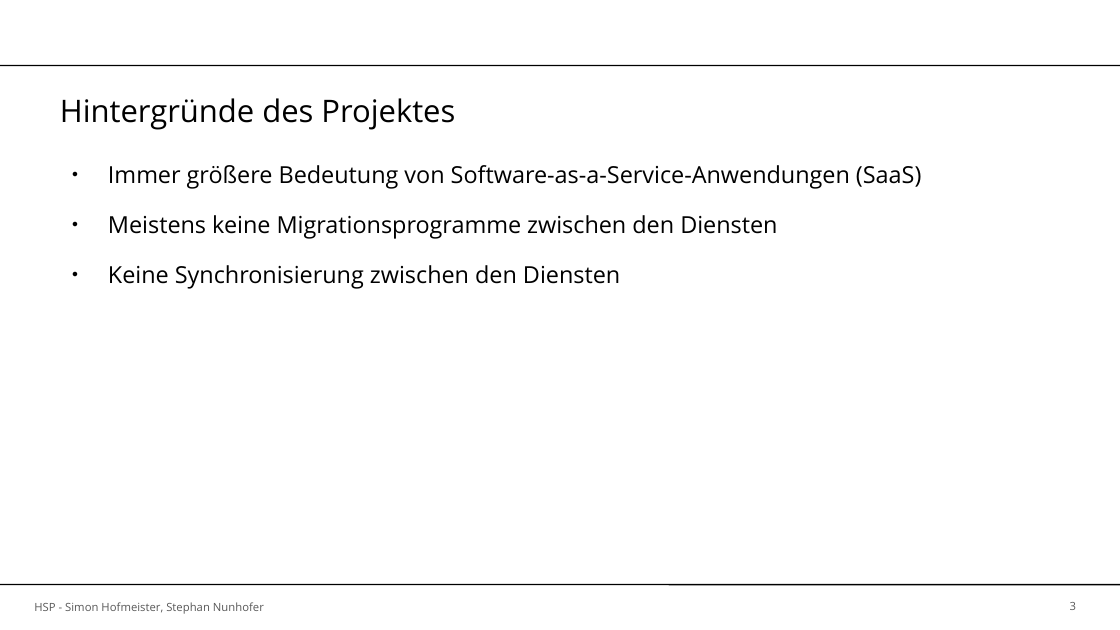
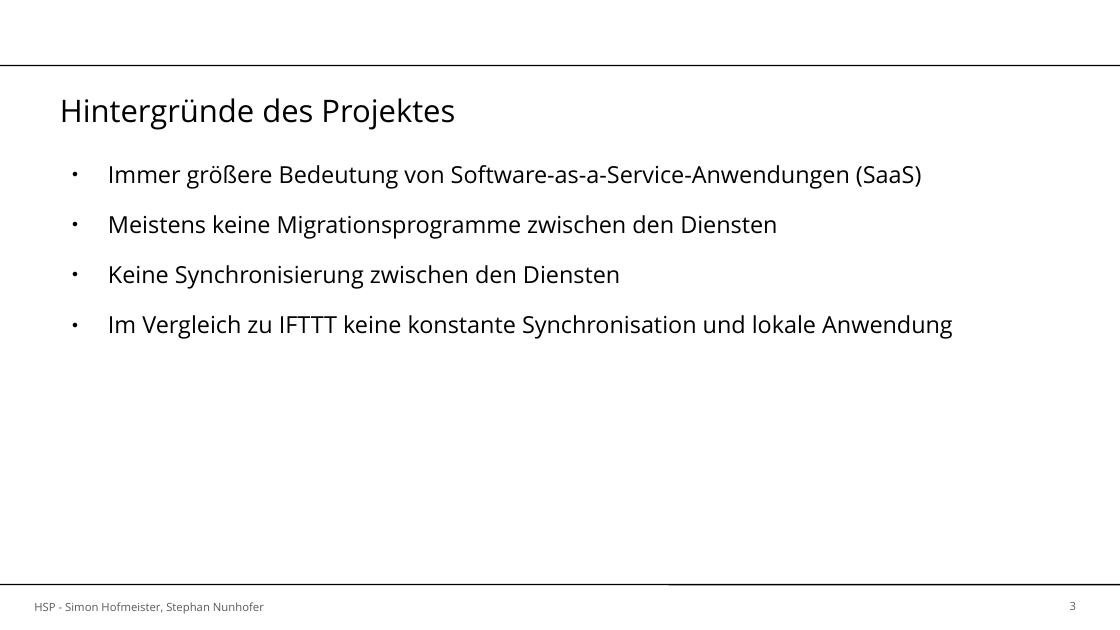
Before and after one commit to SimonHofmeister1992/HSP-Project-SaaS_Data_Conversion_Tool, a slide deck: slide 3 of docs/presentation/Abschlusspraestenation.odp. Drawn at 1120x630 pixels with LibreOffice and Linux fonts; fonts in the diff are those of the drawing; background and template pictures are left out. Boxes give left, top, right and bottom in pixels: in the first picture for what was removed or moved away, otherwise in the second. Text is boxed around its words. In the diff, an @@ line names an element or a change of style, - is before the commit and + after.

```diff
--- a/docs/presentation/Abschlusspraestenation.odp
+++ b/docs/presentation/Abschlusspraestenation.odp
@@ text at [108,315,953,339]: paragraph added @@
+● Im Vergleich zu IFTTT keine konstante Synchronisation und lokale Anwendung
```
Also in this commit, not shown: 4 other slides changed.
